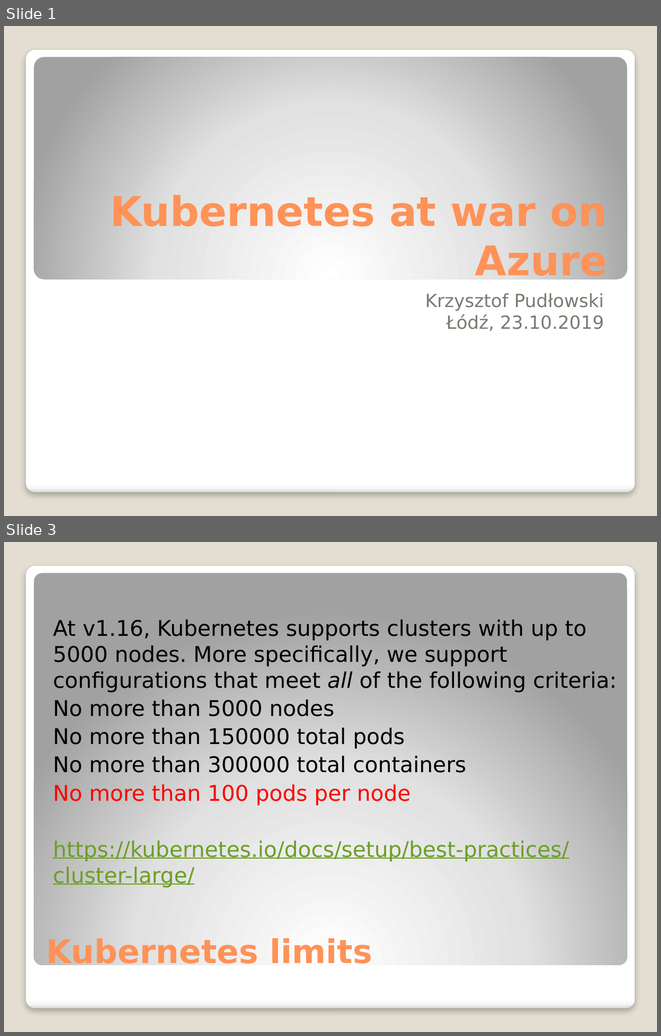
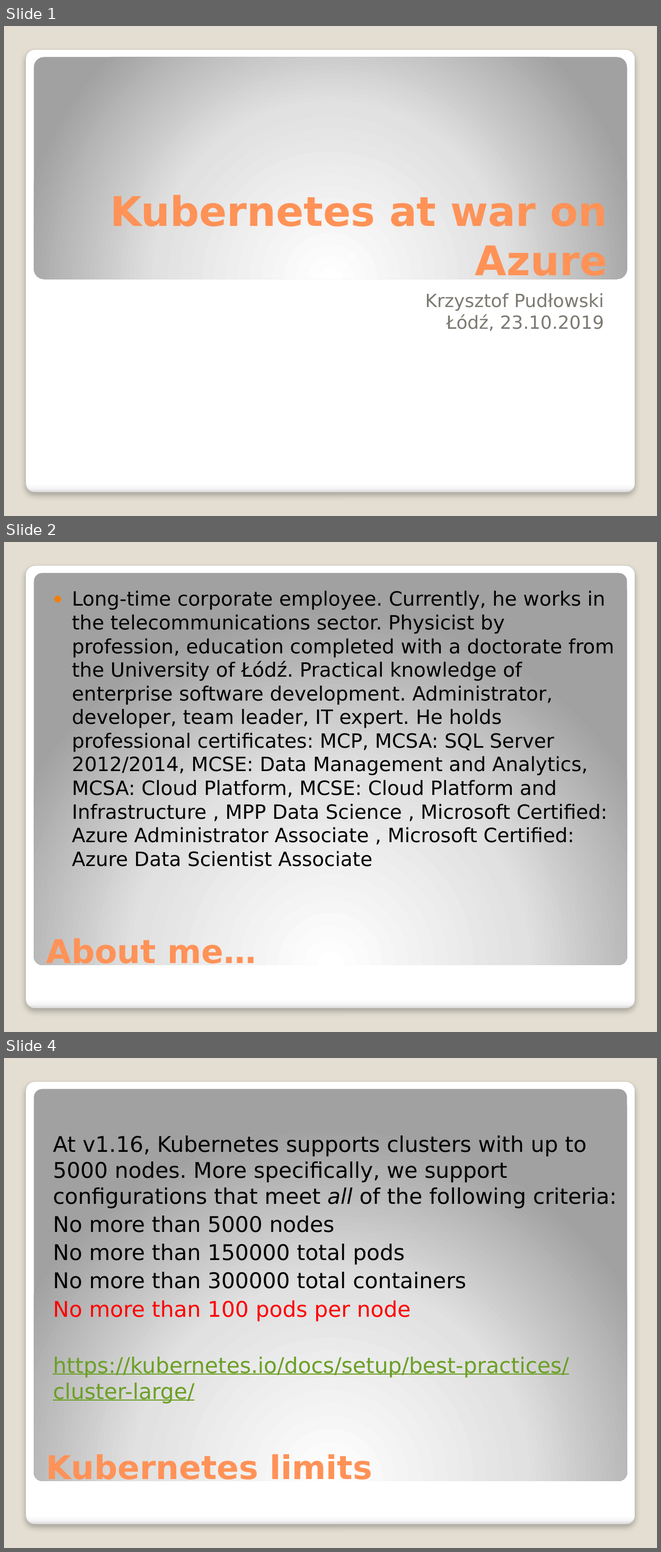
Before and after one commit to djkormo/k8s-AKS-primer, a slide deck: examples/atwar/presentation/Kubernetes at war on Azure.pptx. Shown one above the other, each under a label of ours: slides 1 and 3 before the commit, slides 1, 2 and 4 after it; the slides between them are not shown. The pictures are 661x1036 and 661x1552 pixels, drawn with LibreOffice and Linux fonts; fonts in the diff are those of the drawing. Boxes give left, top, right and bottom in pixels: in the first picture for what was removed or moved away, otherwise in the second. Text is boxed around its words. In the diff, an @@ line names an element or a change of style, - is before the commit and + after.

Commit message:
Corrections for presentation/Kubernetes at war on Azure.pptx

```diff
--- a/examples/atwar/presentation/Kubernetes at war on Azure.pptx
+++ b/examples/atwar/presentation/Kubernetes at war on Azure.pptx
@@ slide 2 added at bbox=[4, 542, 657, 1032], background #E3DED1; not listed: 2 template elements that a slide beside it also shows @@
@@ text added at bbox=[72, 591, 614, 866], 21.7 pt, text #000000 @@
+● Long-time corporate employee. Currently, he works in the telecommunications sector. Physicist by profession, education completed with a doctorate from the University of Łódź. Practical knowledge of enterprise software development. Administrator, developer, team leader, IT expert. He holds professional certificates: MCP, MCSA: SQL Server 2012/2014, MCSE: Data Management and Analytics, MCSA: Cloud Platform, MCSE: Cloud Platform and Infrastructure , MPP Data Science , Microsoft Certified: Azure Administrator Associate , Microsoft Certified: Azure Data Scientist Associate
@@ title added at bbox=[46, 937, 257, 970], 36 pt, text #FF9258, bold @@
+About me…
@@ what was slide 3 is now slide 4 @@
```
Also in this commit, not shown: 1 slide changed.
